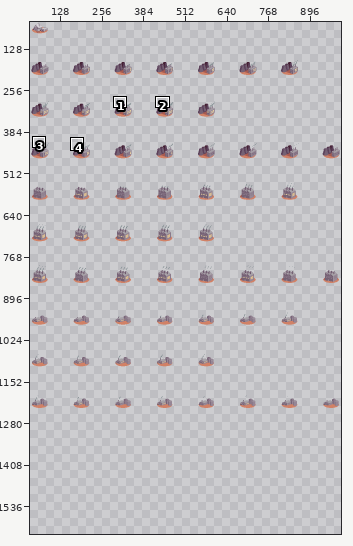
Sprite sheet, stored at assets/gfx/entities/facilities.png. Above, an overview of the earlier version with the close-up marked.
Close-up. Earlier state:
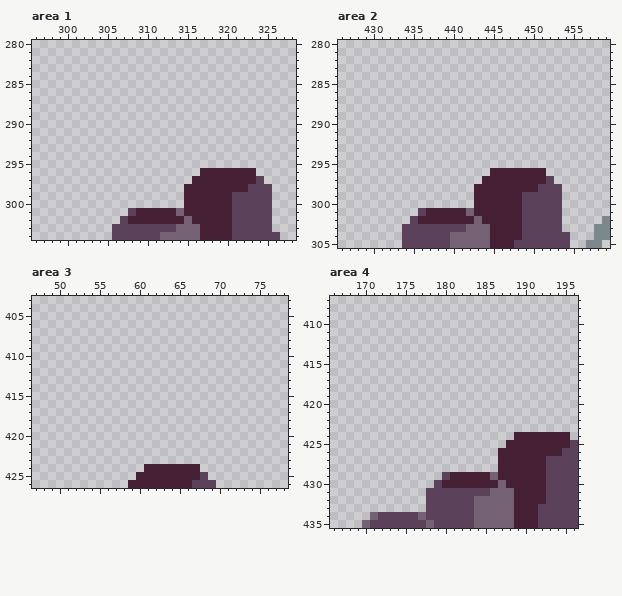
The file is 1024x1280 pixels. Shown: area 1: x 296..328, y 280..304; area 2: x 426..459, y 280..305; area 3: x 47..78, y 403..426; area 4: x 166..196, y 407..435. The old version is drawn lined up with the new one, on the new canvas. The wide view leaves out empty margins. The commit also changed other parts of the picture, which this record leaves out.
After:
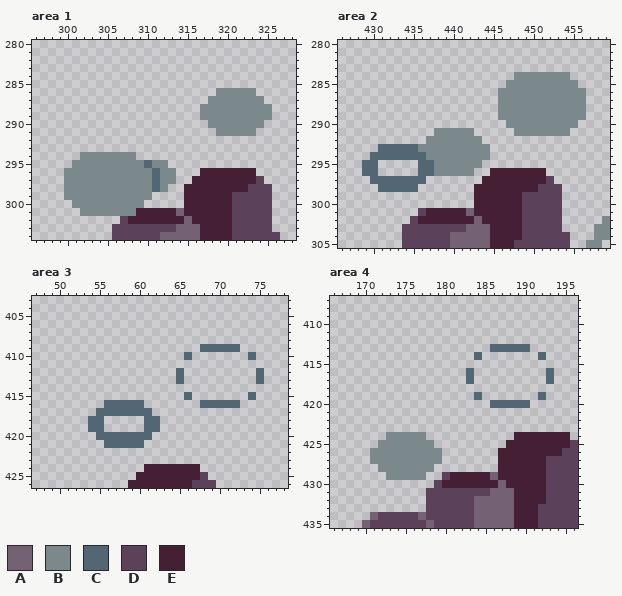
Palette (. is transparent): A #756174  B #7b888c  C #536673  D #5c415a  E #452034
Changes in this commit:
canvas 1024x1280 -> 1024x1664
--- area 1
@@ x 296..328 @@
 285 .................................
-286 .................................
-287 .................................
-288 .................................
-289 .................................
-290 .................................
-291 .................................
+286 .......................BBBBB.....
+287 ......................BBBBBBB....
+288 .....................BBBBBBBBB...
+289 .....................BBBBBBBBB...
+290 ......................BBBBBBB....
+291 .......................BBBBB.....
 292 .................................
 293 .................................
-294 .................................
-295 .................................
-296 .....................EEEEEEE.....
-297 ....................EEEEEEEED....
-298 ...................EEEEEEEEDDD...
-299 ...................EEEEEEDDDDD...
-300 ...................EEEEEEDDDDD...
-301 ............DEEEEEAEEEEEEDDDDD...
+294 ......BBBBBBB....................
+295 .....BBBBBBBBBCBB................
+296 ....BBBBBBBBBBBCBB...EEEEEEE.....
+297 ....BBBBBBBBBBBCBB..EEEEEEEED....
+298 ....BBBBBBBBBBBCB..EEEEEEEEDDD...
+299 ....BBBBBBBBBBB....EEEEEEDDDDD...
+300 .....BBBBBBBBB.....EEEEEEDDDDD...
+301 ......BBBBBBBEEEEEAEEEEEEDDDDD...
 302 ...........DEEEEEEEAEEEEEDDDDD...
--- area 2
@@ x 426..459 @@
 283 ..................................
-284 ..................................
-285 ..................................
-286 ..................................
-287 ..................................
-288 ..................................
-289 ..................................
-290 ..................................
-291 ..................................
-292 ..................................
-293 ..................................
-294 ..................................
-295 ..................................
-296 ...................EEEEEEE........
-297 ..................EEEEEEEED.......
-298 .................EEEEEEEEDDD......
+284 ......................BBBBBBB.....
+285 .....................BBBBBBBBB....
+286 ....................BBBBBBBBBBB...
+287 ....................BBBBBBBBBBB...
+288 ....................BBBBBBBBBBB...
+289 ....................BBBBBBBBBBB...
+290 .....................BBBBBBBBB....
+291 ............BBBBB.....BBBBBBB.....
+292 ...........BBBBBBB................
+293 .....CCCCCBBBBBBBBB...............
+294 ....CCCCCCCBBBBBBBB...............
+295 ...CC.....CCBBBBBB................
+296 ...CC.....CCBBBBB..EEEEEEE........
+297 ....CCCCCCC.......EEEEEEEED.......
+298 .....CCCCC.......EEEEEEEEDDD......
 299 .................EEEEEEDDDDD......
--- area 3
@@ x 47..78 @@
 408 ................................
-409 ................................
-410 ................................
+409 .....................CCCCC......
+410 ...................C.......C....
 411 ................................
-412 ................................
-413 ................................
+412 ..................C.........C...
+413 ..................C.........C...
 414 ................................
-415 ................................
-416 ................................
-417 ................................
-418 ................................
-419 ................................
-420 ................................
-421 ................................
+415 ...................C.......C....
+416 .........CCCCC.......CCCCC......
+417 ........CCCCCCC.................
+418 .......CC.....CC................
+419 .......CC.....CC................
+420 ........CCCCCCC.................
+421 .........CCCCC..................
 422 ................................
--- area 4
@@ x 181..195 @@
 412 ...............
-413 ...............
-414 ...............
+413 .....CCCCC.....
+414 ...C.......C...
 415 ...............
-416 ...............
-417 ...............
+416 ..C.........C..
+417 ..C.........C..
 418 ...............
-419 ...............
-420 ...............
+419 ...C.......C...
+420 .....CCCCC.....
 421 ...............
@@ x 169..181 @@
 423 .............
-424 .............
-425 .............
-426 .............
-427 .............
-428 .............
-429 ...........DE
+424 ....BBBBB....
+425 ...BBBBBBB...
+426 ..BBBBBBBBB..
+427 ..BBBBBBBBB..
+428 ...BBBBBBB...
+429 ....BBBBB..DE
 430 ..........DEE
Changed places in both close-ups, as pixel boxes (x1, y1, x2, y2):
added: (200, 88, 272, 136)
changed: (64, 152, 176, 216)
added: (362, 72, 586, 192)
added: (88, 344, 264, 448)
added: (466, 344, 554, 408)
added: (370, 432, 442, 480)
